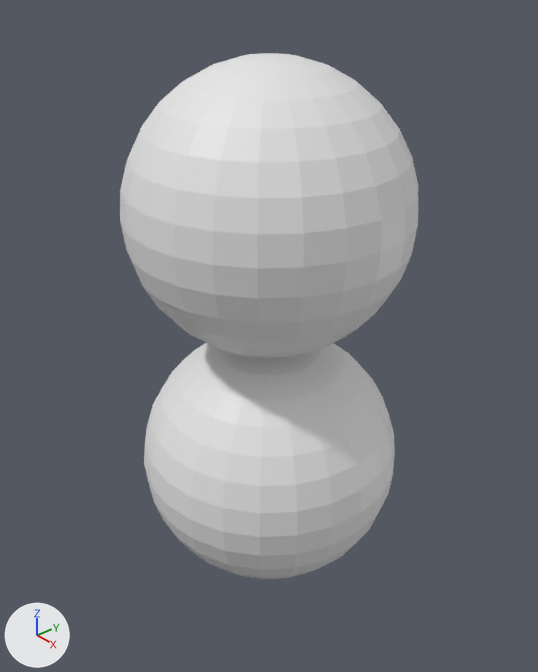
The Blender file GameData/LudicrousPropulsionSystems/Parts/FuelTank/fuelTankBorisE/Boris-E.blend: old version first, new version second.
Before and after are seen from a 50 mm lens placed at (1.147, -0.999, 0.83), pointed at (-0.004, 0.002, 0.008). The lights are fixed; the arrows at lower left show +X, +Y and +Z.

In view in the first picture: 'Lower Sphere', 'Upper Sphere'.
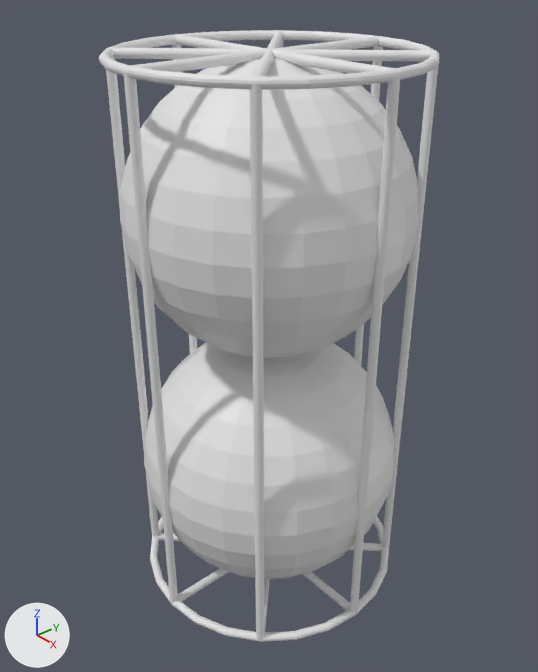
Commit message: Finishing Boris-E Blend

Changed parts and their boxes [x1, y1, x2, y2] in the pictures (538 x 672 px):
'Upper Sphere', reshaped (87% taller): before [120, 53, 418, 358]; after [120, 44, 418, 614]
'Upper Outer Rim', added: after [99, 30, 439, 90]
'Cage 3', added: after [250, 84, 265, 641]
'Cage 4', added: after [382, 66, 438, 548]
'Cage 2', added: after [106, 58, 159, 536]
'Lower Outer Rim', added: after [150, 516, 389, 642]
'Upper Top 1', added: after [109, 47, 435, 62]
'Upper Top 4', added: after [129, 36, 379, 72]
'Upper Top 3', added: after [175, 34, 395, 74]
'Upper Top 2', added: after [253, 30, 283, 76]
'Lower Top 3', added: after [303, 572, 350, 610]
'Lower Top 4', added: after [178, 568, 229, 602]
'Lower Top 1', added: after [158, 533, 383, 551]
'Lower Top 2', added: after [264, 579, 270, 627]
part 1 of me_sphere, added: after [350, 76, 400, 614]
part 2 of me_sphere, added: after [354, 45, 383, 365]
part 3 of me_sphere, added: after [124, 73, 178, 604]
part 4 of me_sphere, added: after [172, 44, 197, 354]

Diff of the bpy script that builds the scene:
```diff
--- a/GameData/LudicrousPropulsionSystems/Parts/FuelTank/fuelTankBorisE/Boris-E.blend.py
+++ b/GameData/LudicrousPropulsionSystems/Parts/FuelTank/fuelTankBorisE/Boris-E.blend.py
@@ me_sphere @@
 me_sphere.from_pydata(...)  # 362 vertices, 384 faces; spans x -0.313..0.313, y -0.313..0.312, z -0.312..0.312
+# me_sphere part 1: a new loose piece, a 24-sided cylinder along z spanning x 0.303..0.322, y -0.01..0.01, z -0.938..0.312
+# me_sphere part 2: a new loose piece, a 24-sided cylinder along z spanning x -0.01..0.01, y 0.303..0.322, z -0.938..0.312
+# me_sphere part 3: a new loose piece, a 24-sided cylinder along z spanning x -0.01..0.01, y -0.322..-0.303, z -0.938..0.312
+# me_sphere part 4: a new loose piece, a 24-sided cylinder along z spanning x -0.322..-0.303, y -0.01..0.01, z -0.938..0.312
@@ ob_upper_outer_rim @@
+ob_upper_outer_rim = bpy.data.objects.new('Upper Outer Rim', me_torus_001)  # a torus around z (ring radius 0.313, tube radius 0.01) spanning x -0.322..0.322, y -0.323..0.323, z -0.01..0.01
+ob_upper_outer_rim.location = (0.0, 0.0, 0.625)
@@ ob_lower_outer_rim @@
+ob_lower_outer_rim = bpy.data.objects.new('Lower Outer Rim', me_torus_001.copy())
+ob_lower_outer_rim.location = (0.0, 0.0, -0.625)
@@ ob_upper_top_4 @@
+ob_upper_top_4 = bpy.data.objects.new('Upper Top 4', me_cylinder_004)  # 48 vertices, 26 faces; spans x -0.01..0.01, y -0.01..0.01, z -0.312..0.312
+ob_upper_top_4.location = (0.0, 0.0, 0.625)
+ob_upper_top_4.rotation_euler = (1.571, 0.0, 0.0)  # degrees (90, 0, 0)
@@ ob_upper_top_3 @@
+ob_upper_top_3 = bpy.data.objects.new('Upper Top 3', me_cylinder_004.copy())
+ob_upper_top_3.location = (0.0, 0.0, 0.625)
+ob_upper_top_3.rotation_euler = (0.0, 1.571, 0.0)  # degrees (0, 90, 0)
@@ ob_upper_top_2 @@
+ob_upper_top_2 = bpy.data.objects.new('Upper Top 2', me_cylinder_006)  # 48 vertices, 26 faces; spans x -0.01..0.01, y -0.01..0.01, z -0.312..0.312
+ob_upper_top_2.location = (0.0, 0.0, 0.625)
+ob_upper_top_2.rotation_euler = (1.571, 0.0, 0.785)  # degrees (90, 0, 45)
@@ ob_upper_top_1 @@
+ob_upper_top_1 = bpy.data.objects.new('Upper Top 1', me_cylinder_006.copy())
+ob_upper_top_1.location = (0.0, 0.0, 0.625)
+ob_upper_top_1.rotation_euler = (1.571, 0.0, -0.785)  # degrees (90, 0, -45)
@@ ob_lower_top_4 @@
+ob_lower_top_4 = bpy.data.objects.new('Lower Top 4', me_cylinder_004.copy())
+ob_lower_top_4.location = (0.0, 0.0, -0.625)
+ob_lower_top_4.rotation_euler = (1.571, 0.0, 0.0)  # degrees (90, 0, 0)
@@ ob_lower_top_3 @@
+ob_lower_top_3 = bpy.data.objects.new('Lower Top 3', me_cylinder_004.copy())
+ob_lower_top_3.location = (0.0, 0.0, -0.625)
+ob_lower_top_3.rotation_euler = (0.0, 1.571, 0.0)  # degrees (0, 90, 0)
@@ ob_lower_top_2 @@
+ob_lower_top_2 = bpy.data.objects.new('Lower Top 2', me_cylinder_006.copy())
+ob_lower_top_2.location = (0.0, 0.0, -0.625)
+ob_lower_top_2.rotation_euler = (1.571, 0.0, 0.785)  # degrees (90, 0, 45)
@@ ob_lower_top_1 @@
+ob_lower_top_1 = bpy.data.objects.new('Lower Top 1', me_cylinder_006.copy())
+ob_lower_top_1.location = (0.0, 0.0, -0.625)
+ob_lower_top_1.rotation_euler = (1.571, 0.0, -0.785)  # degrees (90, 0, -45)
@@ ob_cage_4 @@
+ob_cage_4 = bpy.data.objects.new('Cage 4', me_cylinder_012)  # 48 vertices, 26 faces; spans x -0.01..0.01, y -0.01..0.01, z -0.625..0.625
+ob_cage_4.location = (0.221, 0.221, 0.0)
@@ ob_cage_3 @@
+ob_cage_3 = bpy.data.objects.new('Cage 3', me_cylinder_012.copy())
+ob_cage_3.location = (0.221, -0.221, 0.0)
@@ ob_cage_2 @@
+ob_cage_2 = bpy.data.objects.new('Cage 2', me_cylinder_012.copy())
+ob_cage_2.location = (-0.221, -0.221, 0.0)
```
